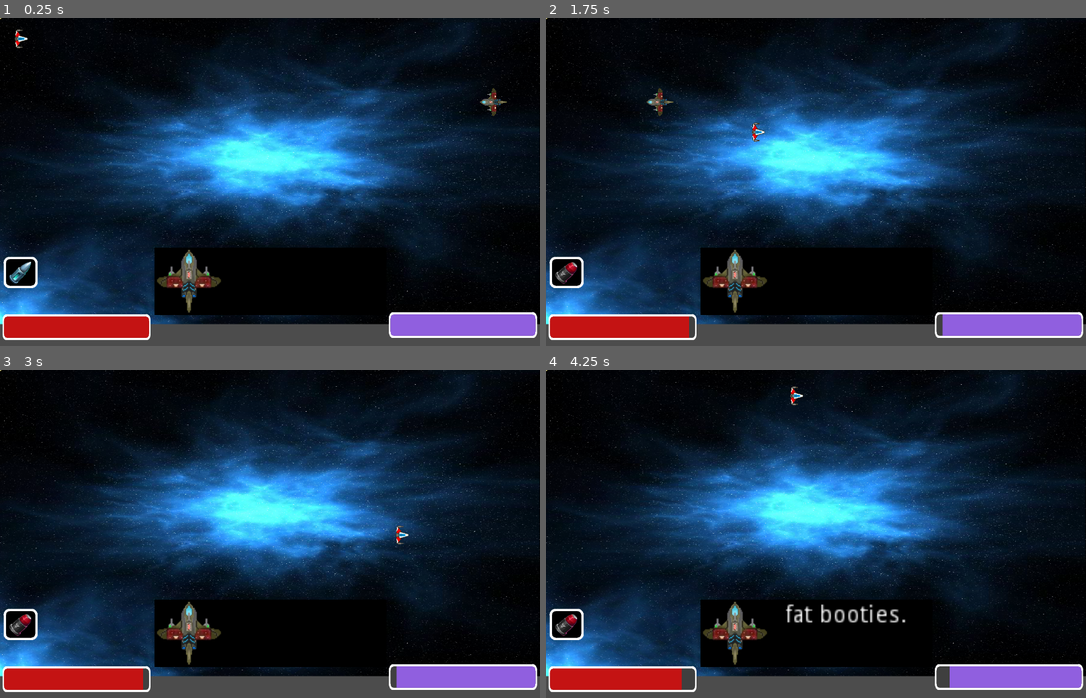
Above: before the commit, frames 1-4 (two rows, left to right).
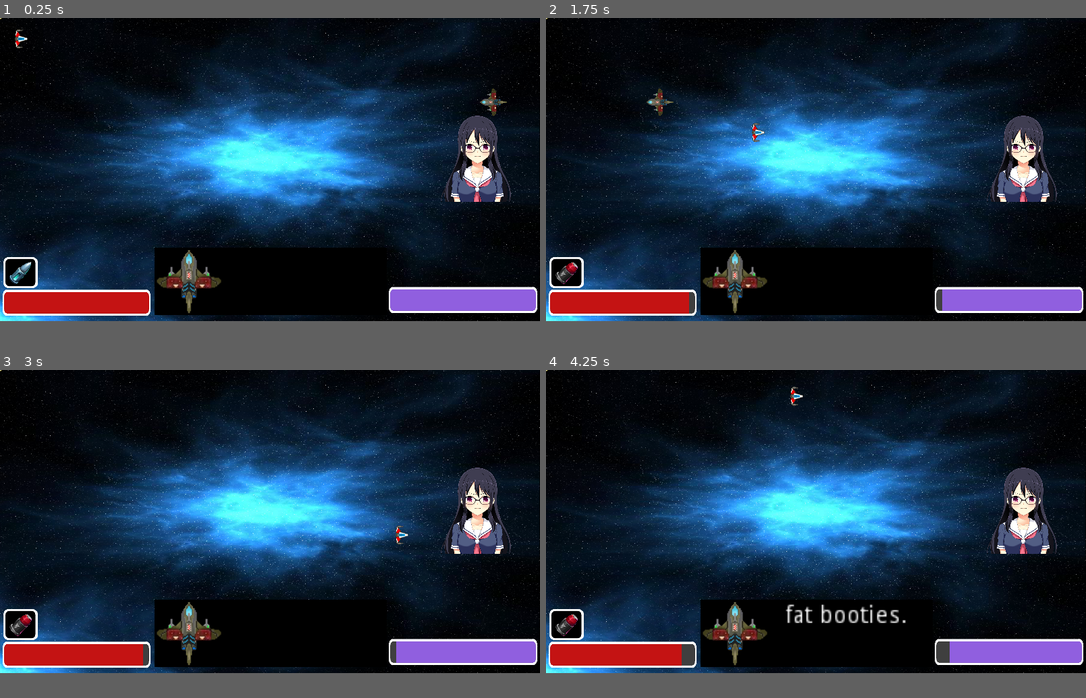
Above: after the commit, the same moments.

Repository: M0liusX/GMTKGameJam2020
Game: Godot game, scene res://Scenes/prototype_UI.tscn
The game is run twice, just before and just after one commit, with the same random seed, the same clock (stepped at 60 frames per second) and the same inputs. Before the commit the project has no main scene; this scene is started directly in both runs.
Inputs:
- Up to frame 1 (0.25 s): no input
- Up to frame 2 (1.75 s): tap Enter at 0.5 s; hold Right (right) 0.53-1.28 s; tap Space (ui_select) at 0.77, 1.52 s; hold Down (down) from 1.28 s (still down)
- Up to frame 3 (3 s): release Down (down) at 2.03 s; hold Right (right) 2.03-2.78 s; hold Up (up) from 2.78 s (still down)
- Up to frame 4 (4.25 s): tap Space (ui_select) at 3.02, 3.77 s; release Up (up) at 3.53 s; hold Left (left) from 3.53 s (still down)
In our replay, the window is 800x487 before the commit and 800x450 after it. These sizes can differ from the game's own. Grey fills any space a smaller window leaves; there, only what the larger window draws over its background counts as a difference.

The runs differ from the first frame. In frame 1, 12% of the frame differs, in the area x 0-100%, y 0-99%; in frame 2, 12%; in frame 3, 12%; in frame 4, 12%.
Error after the commit: Parse Error: Enumeration "Expression" shadows a native class. (res://Scripts/boss.gd:46)

Commit message:
summon attack for boss

Diff:
--- a/Objects/BasicEnemy/BasicEnemyWithPath.tscn
+++ b/Objects/BasicEnemy/BasicEnemyWithPath.tscn
@@ -8,7 +8,6 @@
 }
 
 [node name="Path2D" type="Path2D"]
-position = Vector2( 117.468, 14.9642 )
 scale = Vector2( 1, 0.871662 )
 curve = SubResource( 1 )
 
@@ -18,4 +17,5 @@
 rotate = false
 
 [node name="KinematicBody2D" parent="PathFollow2D" instance=ExtResource( 1 )]
+position = Vector2( -939.339, 369.752 )
 rotation = -0.764327
--- a/Objects/boss.tscn
+++ b/Objects/boss.tscn
@@ -70,8 +70,9 @@
 [ext_resource path="res://Assets/Art/Waifu/Hair front/Hime Cut/Dark #4.png" type="Texture" id=68]
 [ext_resource path="res://Assets/Art/Waifu/Hair front/Hime Cut/Pink #5.png" type="Texture" id=69]
 
-[sub_resource type="CircleShape2D" id=1]
-radius = 69.0
+[sub_resource type="CapsuleShape2D" id=1]
+radius = 20.0
+height = 170.0
 
 [node name="Boss" type="KinematicBody2D" groups=[
 "boss",
@@ -421,4 +422,5 @@
 texture = ExtResource( 10 )
 
 [node name="CollisionShape2D" type="CollisionShape2D" parent="."]
+position = Vector2( 0, -10 )
 shape = SubResource( 1 )
--- a/Scenes/prototype_UI.tscn
+++ b/Scenes/prototype_UI.tscn
@@ -8,6 +8,7 @@
 [ext_resource path="res://Assets/Art/ship.png" type="Texture" id=6]
 [ext_resource path="res://Assets/Art/space1.png" type="Texture" id=7]
 [ext_resource path="res://Assets/Art/fighter.png" type="Texture" id=8]
+[ext_resource path="res://Objects/boss.tscn" type="PackedScene" id=9]
 
 [sub_resource type="RectangleShape2D" id=1]
 extents = Vector2( 30, 14 )
@@ -94,6 +95,8 @@
 
 [node name="bullet" parent="." instance=ExtResource( 1 )]
 
+[node name="Boss" parent="." instance=ExtResource( 9 )]
+
 [node name="CanvasLayer" type="CanvasLayer" parent="."]
 
 [node name="UI" parent="CanvasLayer" instance=ExtResource( 2 )]
--- a/Scripts/BossAttacks/Bubble.gd
+++ b/Scripts/BossAttacks/Bubble.gd
@@ -28,3 +28,6 @@
 	move_and_collide(direction*delta*speed)
 	if get_global_position().x < -10:
 		queue_free()
+
+func got_hit(damage = 0):
+	queue_free()
--- a/Scripts/BulletQueueIcon.gd
+++ b/Scripts/BulletQueueIcon.gd
@@ -14,7 +14,7 @@
 func _updateIcon(bulletType):
 	var bulletIcon = path+bulletType
 	texture = load(bulletIcon)
-	print("done")
+	#print("done")
 
 func _getBulletType():
 	# get a num between 1 and 5
@@ -39,4 +39,4 @@
 		_updateIcon(nextBullet)
 		i = 100
 	i = i-1
-	print(i)
+	#print(i)
--- a/Scripts/Globals/Laws.gd
+++ b/Scripts/Globals/Laws.gd
@@ -46,6 +46,9 @@
 func step(available = range(LAW_COUNT)):
 	if currentLaws.size() == totalLaws:
 		currentLaws.pop_back()
-	currentLaws.push_front(futureLaws.pop_back())
+	var newLaw = futureLaws.pop_back()
+	currentLaws.push_front(newLaw)
 	futureLaws.push_front(available[randi() % available.size()])
 	display()
+
+	return newLaw
--- a/Scripts/HealthBar.gd
+++ b/Scripts/HealthBar.gd
@@ -20,9 +20,9 @@
 var i = 100
 func _process(_delta):
 	if i == 0:
-		print("Value:", value)
+		#print("Value:", value)
 		_updateHealth(-5)
 		i = 100
 	i -= 1
-	print(i)
+	#print(i)
 #	pass
--- a/Scripts/boss.gd
+++ b/Scripts/boss.gd
@@ -7,6 +7,7 @@
 
 enum State {IDLE,
 			BUBBLEY,
+			SUMMON,
 }
 
 # Visual Enums
@@ -61,7 +62,7 @@
 var actionTime = 0
 var actionCounter = 0
 
-var currentState = State.BUBBLEY
+var currentState = State.IDLE
 
 const HAIRCOLORS = 5
 onready var BackHair = $Sprite/BackHair
@@ -79,6 +80,8 @@
 
 # ATTACKS
 const BUBBLE = preload("res://Objects/BossAttacks/Bubble.tscn")
+const BASIC_ENEMY = preload("res://Objects/BasicEnemy/BasicEnemyWithPath.tscn")
+
 # Called when the node enters the scene tree for the first time.
 func _ready():
 	show_character()
@@ -115,39 +118,68 @@
 func process_laws():
 	if elapsedTime > stepInterval:
 		elapsedTime = 0
-		Laws.step(get_potential_laws())
+		var newLaw = Laws.step(get_potential_laws())
+
 
 func do_idle():
-	expression = Expression.NORMAL
-	show_character()
+	show_character()
+	if actionTime > 3:
+		actionTime = 0
+		expression = Expression.NORMAL
+		change_state(State.SUMMON)
+
+func do_summon():
+	show_character()
+	if actionTime > 2:
+		actionTime = 0
+		actionCounter += 1
+		expression = Expression.LAUGH
+		# Make Instance
+		var Enemy = BASIC_ENEMY.instance()
+		var position = Vector2(-1800, -800 +  (randi()%1)*400)
+		Enemy.set_global_position(position)
+		print(Enemy.global_position)
+		self.add_child(Enemy)
+
+	if actionCounter > 1:
+		change_state(State.IDLE)
 
 func do_bubbley():
-	expression = Expression.ANGRY
-	show_character()
-
+	show_character()
 	if actionTime > 0.5:
+		expression = Expression.ANGRY
 		actionTime = actionCounter*0.022
 		 #Make instance
 		var BubbleInstance = BUBBLE.instance()
 		var position = Vector2(-100 , (randi() % 600) - 300)
-		BubbleInstance.set_position(Vector2(-100 , (randi() % 600) - 300))
+		BubbleInstance.set_position(position)
+		var scaling = randf()*2
+		BubbleInstance.set_scale(Vector2(1+scaling, 1+scaling))
 		self.add_child(BubbleInstance)
 
 		if Laws.Law.DOUBLE_BULLETS in Laws.currentLaws:
 			var BubbleInstance2 = BUBBLE.instance()
 			position = Vector2(position.x, position.y + 10)
 			BubbleInstance2.set_position(position)
+			BubbleInstance2.set_scale(Vector2(1+scaling, 1+scaling))
 			self.add_child(BubbleInstance2)
 
 		actionCounter+=1
 
 	if actionCounter > 10:
-		currentState = State.IDLE
+		change_state(State.IDLE)
 
 func get_potential_laws():
 	match currentState:
+		State.BUBBLEY:
+			return [Laws.Law.DOUBLE_BULLETS]
 		_:
 			return range(Laws.LAW_COUNT)
+
+func change_state(newState):
+	actionCounter = 0
+	actionTime = 0
+	currentState = newState
 
 func state_machine():
 	match currentState:
@@ -155,12 +187,21 @@
 			do_bubbley()
 		State.IDLE:
 			do_idle()
+		State.SUMMON:
+			do_summon()
 		_:
 			do_idle()
 
 func got_hit(damage):
 	health -= damage
+	actionTime = 0
+	expression = Expression.SHOCKED
+	show_character()
 	print("boss health: " + str(health))
+
+	if health <= 0:
+		print("YOU WIN")
+		queue_free()
 
 func show_character():
 	randomize()
--- a/project.godot
+++ b/project.godot
@@ -16,7 +16,7 @@
 [application]
 
 config/name="GMTKGameJam2020"
-run/main_scene="res://Scenes/prototype_1.tscn"
+run/main_scene="res://Scenes/prototype_UI.tscn"
 boot_splash/use_filter=false
 config/icon="res://icon.png"
 
@@ -30,6 +30,8 @@
 window/size/height=720
 window/size/test_width=1280
 window/size/test_height=780
+window/stretch/mode="2d"
+window/stretch/aspect="keep"
 
 [flags]
 
Not shown: 1 places in Scenes/prototype_UI.tscn that only renumber resources
